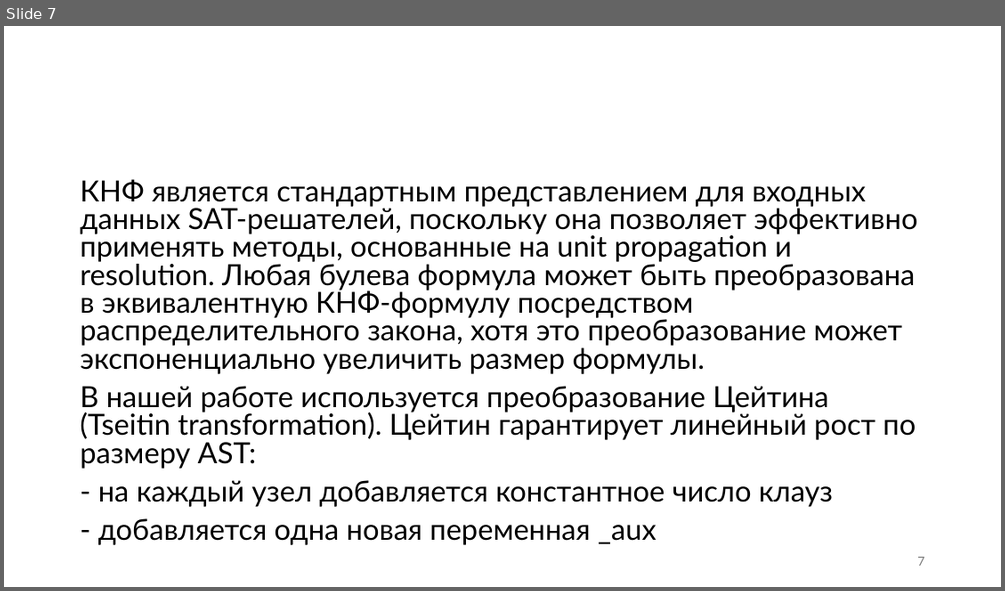
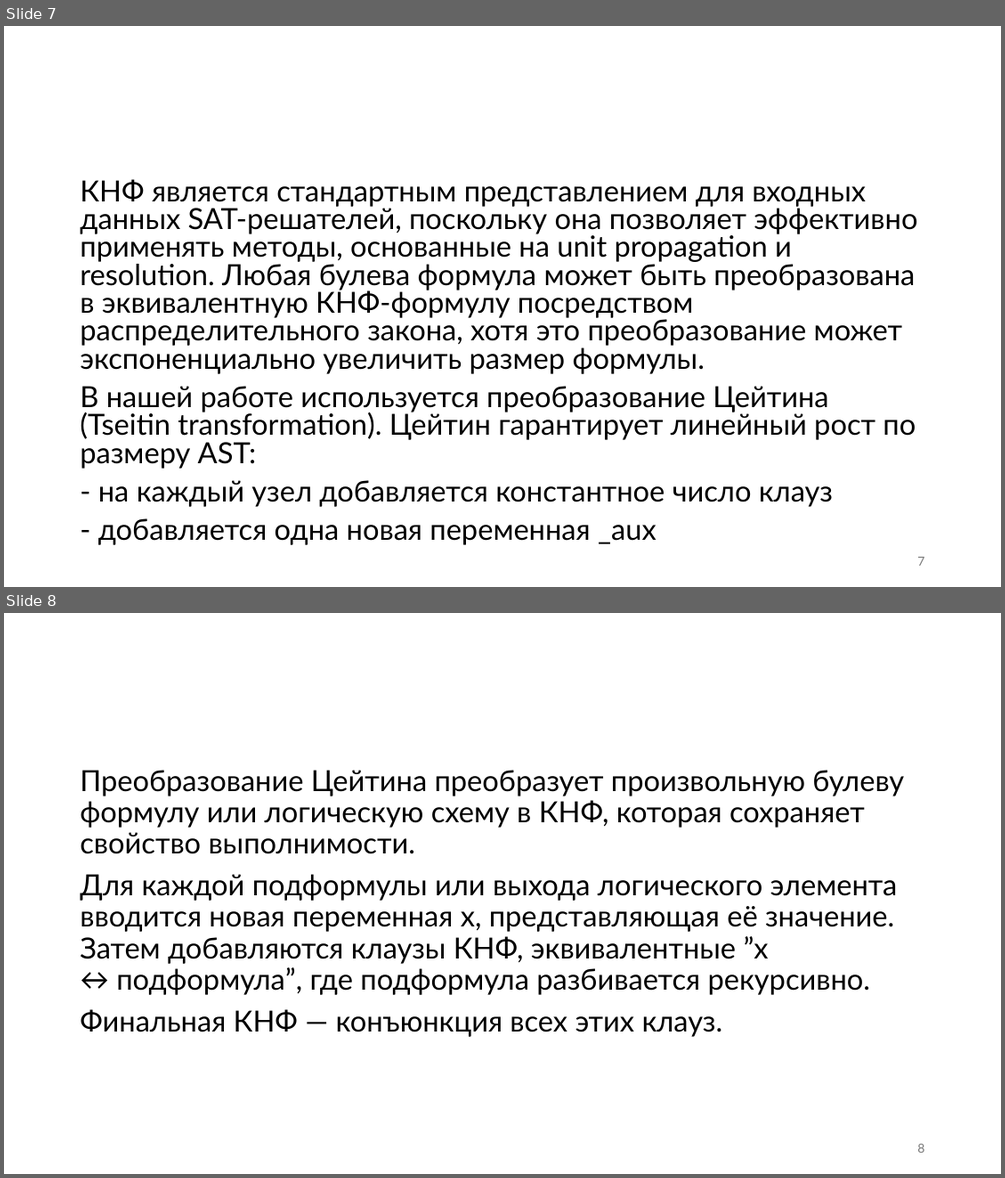
Before and after one commit to PlatonBarchenkov/SAT_Solver, a slide deck: SAT-решатели (презентация).pptx. Shown one above the other, each under a label of ours: slide 7 before the commit, slides 7 and 8 after it. The pictures are 1005x591 and 1005x1178 pixels, drawn with LibreOffice and Linux fonts; fonts in the diff are those of the drawing; background and template pictures are left out. Boxes give left, top, right and bottom in pixels: in the first picture for what was removed or moved away, otherwise in the second. Text is boxed around its words. In the diff, an @@ line names an element or a change of style, - is before the commit and + after.

```diff
--- a/SAT-решатели (презентация).pptx
+++ b/SAT-решатели (презентация).pptx
@@ slide 8 added at [4, 613, 1001, 1174], background picture (left out) @@
@@ title added at [80, 770, 303, 796], 44 pt, text #FFFFFF @@
+Преобразование Цейтна
@@ text added at [80, 770, 904, 1037], 28 pt, text #000000 @@
+Преобразование Цейтина преобразует произвольную булеву формулу или логическую схему в КНФ, которая сохраняет свойство выполнимости.
+Для каждой подформулы или выхода логического элемента вводится новая переменная x, представляющая её значение. Затем добавляются клаузы КНФ, эквивалентные ”x ↔ подформула”, где подформула разбивается рекурсивно.
+Финальная КНФ — конъюнкция всех этих клауз.
@@ page number added at [917, 1143, 924, 1152], 12 pt, text #797979 @@
+8
```
Also in this commit, not shown: 2 other slides added, 1 other file.
